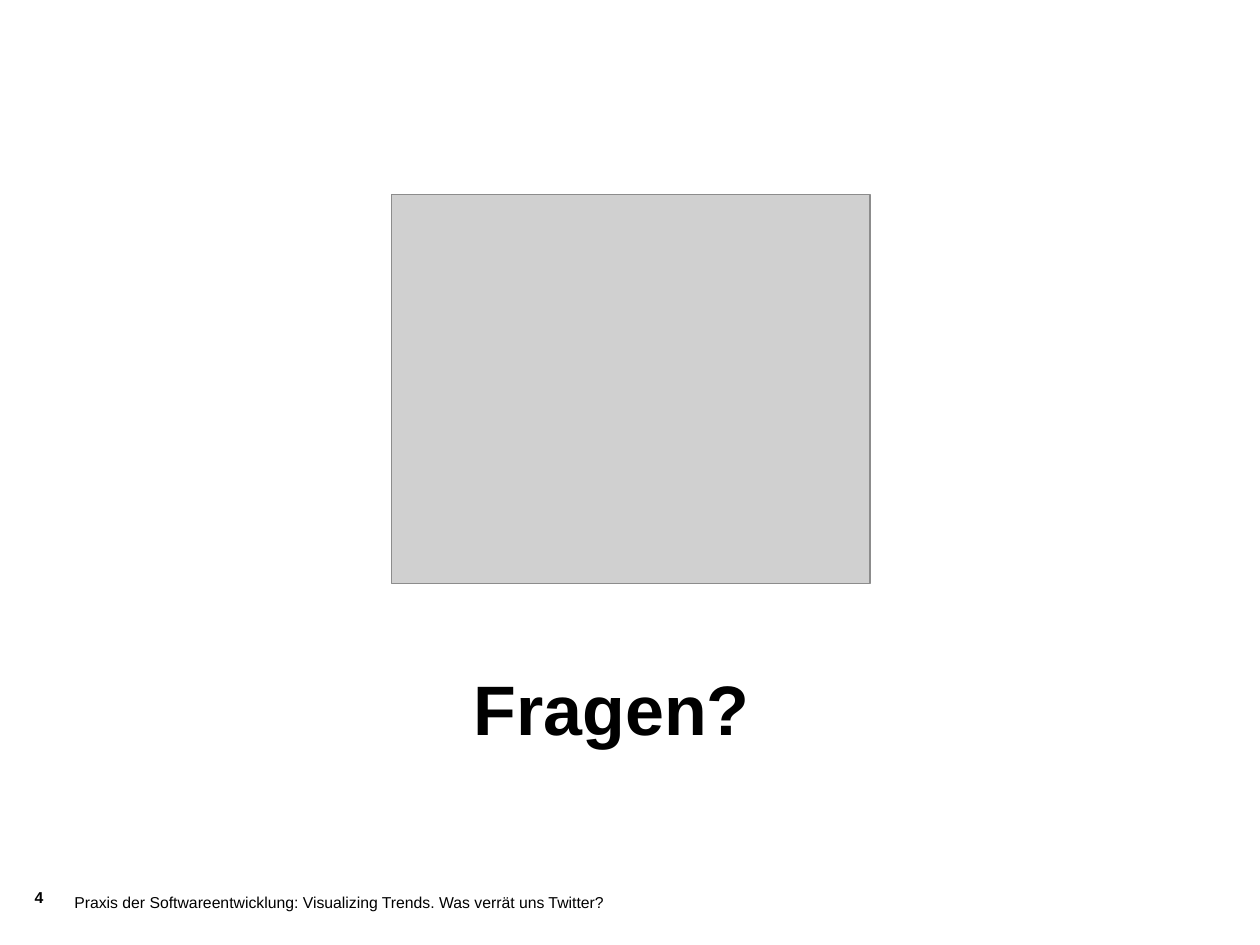
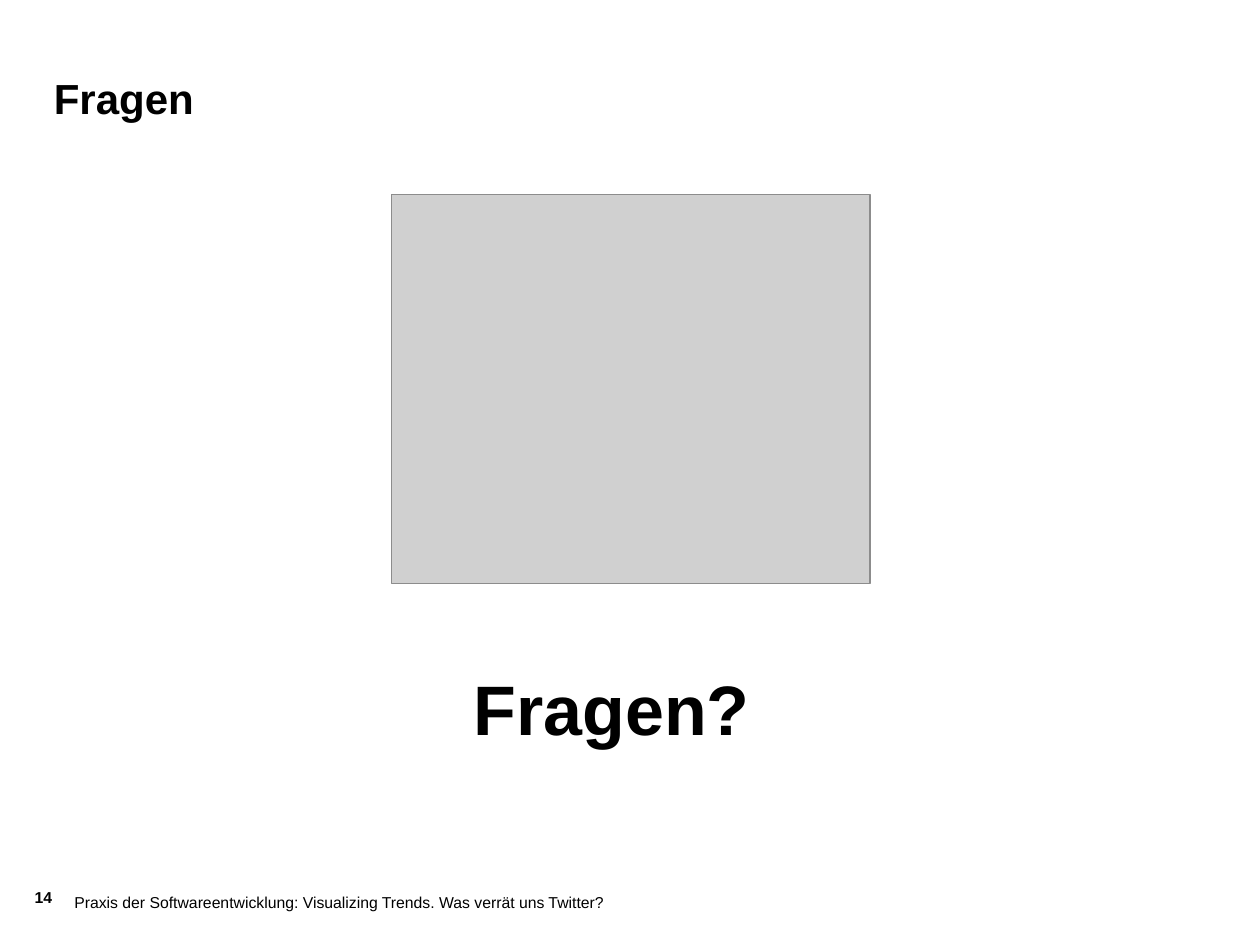
Before and after one commit to jaasmiin/twitterPSE, a slide deck: slide 14 of doc/implementierung/pres/pres.odp (slide 4 before the commit). Drawn at 1260x945 pixels with LibreOffice and Linux fonts; fonts in the diff are those of the drawing; grey boxes stand for pictures; background and template pictures are left out. Boxes give left, top, right and bottom in pixels: in the first picture for what was removed or moved away, otherwise in the second. Text is boxed around its words. In the diff, an @@ line names an element or a change of style, - is before the commit and + after.

Commit message:
präsentation

```diff
--- a/doc/implementierung/pres/pres.odp
+++ b/doc/implementierung/pres/pres.odp
@@ title added at (54, 85, 194, 123), 24 pt, text #000000, bold @@
+Fragen
@@ page number at (35, 892, 53, 903): text changed @@
-4
+14
```
Also in this commit, not shown: 10 slides added.
